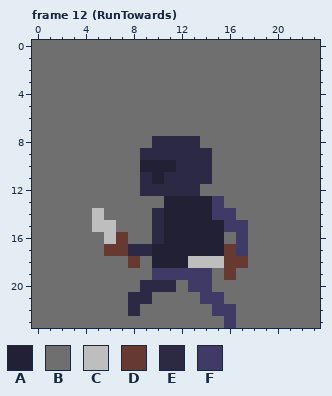
Edited in one commit: pixel-art file (Assets/Sprites/Asperite files/AnimationsTest.aseprite). That is the earlier state.
24x24 pixels, 12 frames. Shown: frame 12 (RunTowards).
Visible layers, top first: "Layer 1", "Layer 2".
Palette (. is transparent): A #222034  B #6f6f6f  C #bebebe  D #663931  E #2c2944  F #403b66
Pixels before, frame 12 (RunTowards), first column x 0:
 0 BBBBBBBBBBBBBBBBBBBBBBBB
 1 BBBBBBBBBBBBBBBBBBBBBBBB
 2 BBBBBBBBBBBBBBBBBBBBBBBB
 3 BBBBBBBBBBBBBBBBBBBBBBBB
 4 BBBBBBBBBBBBBBBBBBBBBBBB
 5 BBBBBBBBBBBBBBBBBBBBBBBB
 6 BBBBBBBBBBBBBBBBBBBBBBBB
 7 BBBBBBBBBBBBBBBBBBBBBBBB
 8 BBBBBBBBBBEEEEBBBBBBBBBB
 9 BBBBBBBBBEEEEEEBBBBBBBBB
10 BBBBBBBBBAAAEEEBBBBBBBBB
11 BBBBBBBBBEAEEEEBBBBBBBBB
12 BBBBBBBBBEEEEEBBBBBBBBBB
13 BBBBBBBBBBBAAAAFBBBBBBBB
14 BBBBBCBBBBEAAAAFFBBBBBBB
15 BBBBBCCBBBEAAAAAFFBBBBBB
16 BBBBBBCDBBEAAAAABFBBBBBB
17 BBBBBBDDEEAAAAAADFBBBBBB
18 BBBBBBBBDBAAACCCDDBBBBBB
19 BBBBBBBBBBFFFFFBDBBBBBBB
20 BBBBBBBBBEEEBFFBBBBBBBBB
21 BBBBBBBBEEBBBBFFBBBBBBBB
22 BBBBBBBBEBBBBBBFFBBBBBBB
23 BBBBBBBBBBBBBBBBFBBBBBBB
Once edited:
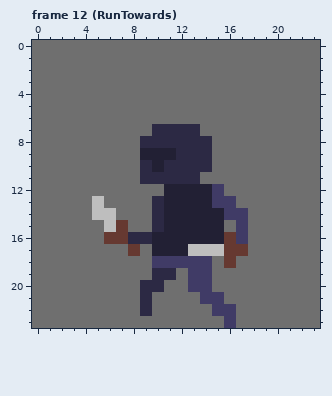
Difference:
Frame 12 (RunTowards), layer "Layer 1":
Colour B becomes colour A in row 12 at x 14.
Colour E becomes colour A in row 9 at x 9 to 11; in row 12 at x 11 to 13; in row 16 at x 10.
Colour F becomes colour A in row 14 at x 15.
Colour C becomes colour B in row 15 at x 5; in row 18 at x 15.
Colour D becomes colour B in row 17 at x 6 to 7; in row 18 at x 8 and 17; in row 19 at x 16.
Colour E becomes colour B in row 11 at x 14; in row 12 at x 9 to 10; in row 17 at x 9; in row 20 at x 11; in rows 21 to 22 at x 8.
Colour F becomes colour B in row 15 at x 16; in row 19 at x 12.
Colour A becomes colour C in row 17 at x 13 to 15.
Colour B becomes colour C in row 13 at x 5; in row 14 at x 6.
Colour B becomes colour D in row 15 at x 7; in row 16 at x 16.
Colour C becomes colour D in row 16 at x 6.
Colour E becomes colour D in row 17 at x 8.
Colour F becomes colour D in row 17 at x 17.
Colour A becomes colour E in row 10 at x 9 and 11; in row 11 at x 10.
Colour B becomes colour E in row 7 at x 10 to 13; in row 8 at x 9 and 14; in row 13 at x 10; in row 16 at x 8 to 9; in row 22 at x 9.
Colour F becomes colour E in row 19 at x 10 to 11.
Colour A becomes colour F in row 18 at x 10 to 12.
Colour B becomes colour F in row 12 at x 15; in row 13 at x 16; in row 14 at x 17.
Colour C becomes colour F in row 18 at x 13 to 14.
Pixel boxes of the changes (left, top, right, bottom) in both pictures:
changed: (92, 124, 248, 316)
